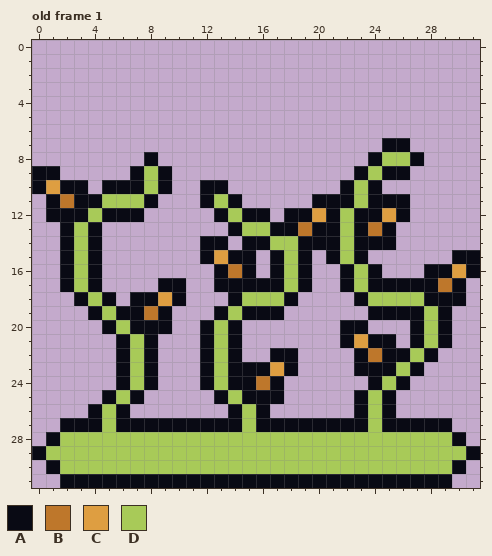
Pixel-art file: assets/vine_fruit.aseprite. The picture above is the old version.
32x32 pixels, 1 frame. Shown: old frame 1. The commit also changed other frames, which this record leaves out.
Visible layers, top first: "fruits", "Layer 1".
Palette (. is transparent): A #090a14  B #be772b  C #de9e41  D #a8ca58
Pixels before, old frame 1, first column x 0:
 7 .........................AA.....
 8 ........A...............ADDA....
 9 AA.....ADA.............ADAA.....
10 ACAA.AAADA..AA........ADA.......
11 .ABAADDDA...ADA.....AAADAAA.....
12 .AAADAAA.....ADAA.AACADAACA.....
13 ..ADA.........ADDAABAADABA......
14 ..ADA.......AA.AADDAAADAAA......
15 ..ADA.......ACAA.ADA.ADA......AA
16 ..ADA........ABA.ADA..ADA...AACA
17 ..ADA....AA..AAAAADA..ADAAAAABA.
18 ...ADA.AACA...ADDDA....ADDDDAAA.
19 ....ADAABA...ADAAA......AAAADA..
20 .....ADAAA..ADA.......AA...ADA..
21 ......ADA...ADA.......ACAA.ADA..
22 ......ADA...ADA..AA....ABAADA...
23 ......ADA...ADAAACA....AAADA....
24 ......ADA...ADAABA......ADA.....
25 .....ADA.....ADAAA.....ADA......
26 ....ADA.......ADA......ADA......
27 ..AAADAAAAAAAAADAAAAAAAADAAAAA..
28 .ADDDDDDDDDDDDDDDDDDDDDDDDDDDDA.
29 ADDDDDDDDDDDDDDDDDDDDDDDDDDDDDDA
30 .ADDDDDDDDDDDDDDDDDDDDDDDDDDDDA.
31 ..AAAAAAAAAAAAAAAAAAAAAAAAAAAA..
New version:
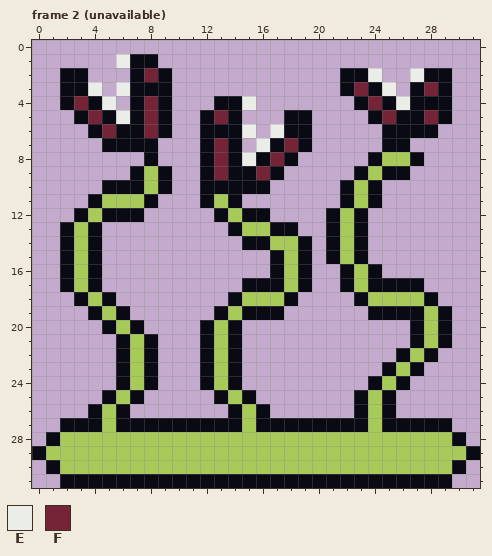
Colours new in this view: E #ebede9  F #752438
A new or re-ordered frame is compared with the old frame closest to it.
The edit:
frames 1 -> 2
layer "Layer 2" added
Frame 2 (unavailable) is new; against old frame 1, layers "Layer 2", "fruits":
The author put colour A in row 1 at x 7 to 8; in row 2 at x 2 to 3, 7, 9, 22 to 23 and 28 to 29; in row 3 at x 2 to 3, 7 to 9, 22, 24, 27 and 29; in row 4 at x 2, 4, 7, 9, 13 to 14, 23, 25 and 27 to 29; in row 5 at x 3, 5, 7, 9, 12, 14, 18 to 19, 24, 26 to 27 and 29; in row 6 at x 4, 6 to 7, 9, 12 to 14, 18 to 19 and 25 to 28.
The author put colour A in row 7 at x 5 to 8, 12, 14, 17 and 19; in row 8 at x 12, 14, 16 and 18; in row 9 at x 12, 14 to 15 and 17; in row 10 at x 14 to 16.
The author put colour E in row 1 at x 6; in row 2 at x 24 and 27; in row 3 at x 4, 6 and 25; in row 4 at x 5, 15 and 26; in row 5 at x 6; in row 6 at x 15 and 17.
The author put colour E in row 7 at x 16; in row 8 at x 15.
The author put colour F in row 2 at x 8; in row 3 at x 23 and 28; in row 4 at x 3, 8 and 24; in row 5 at x 4, 8, 13, 25 and 28; in row 6 at x 5 and 8; in row 7 at x 13 and 18.
The author put colour F in row 8 at x 13 and 17; in row 9 at x 13 and 16.
Colour A is removed in row 9 at x 0 to 1; in row 10 at x 0 and 2 to 3; in row 11 at x 1, 3, 20 to 21 and 25 to 26; in row 12 at x 1 to 2, 18 to 19, 24 and 26; in row 13 at x 20 and 25; in row 14 at x 12 to 13, 20 and 24 to 25.
Colour A is removed in row 15 at x 12, 14 to 15 and 30 to 31; in row 16 at x 13, 15, 28 to 29 and 31; in row 17 at x 9 to 10, 13 to 14, 28 and 30; in row 18 at x 7 to 8, 10 and 29 to 30; in row 19 at x 7 and 9; in row 20 at x 8 to 9 and 22 to 23.
Colour A is removed in row 21 at x 22 and 24 to 25; in row 22 at x 17 to 18, 23 and 25; in row 23 at x 15 to 16, 18 and 23 to 24; in row 24 at x 15 and 17; in row 25 at x 16 to 17.
Colour B is removed in row 11 at x 2; in row 13 at x 19 and 24; in row 16 at x 14; in row 17 at x 29; in row 19 at x 8; in row 22 at x 24.
Colour B is removed in row 24 at x 16.
Colour C is removed in row 10 at x 1; in row 12 at x 20 and 25; in row 15 at x 13; in row 16 at x 30; in row 18 at x 9; in row 21 at x 23.
Colour C is removed in row 23 at x 17.
